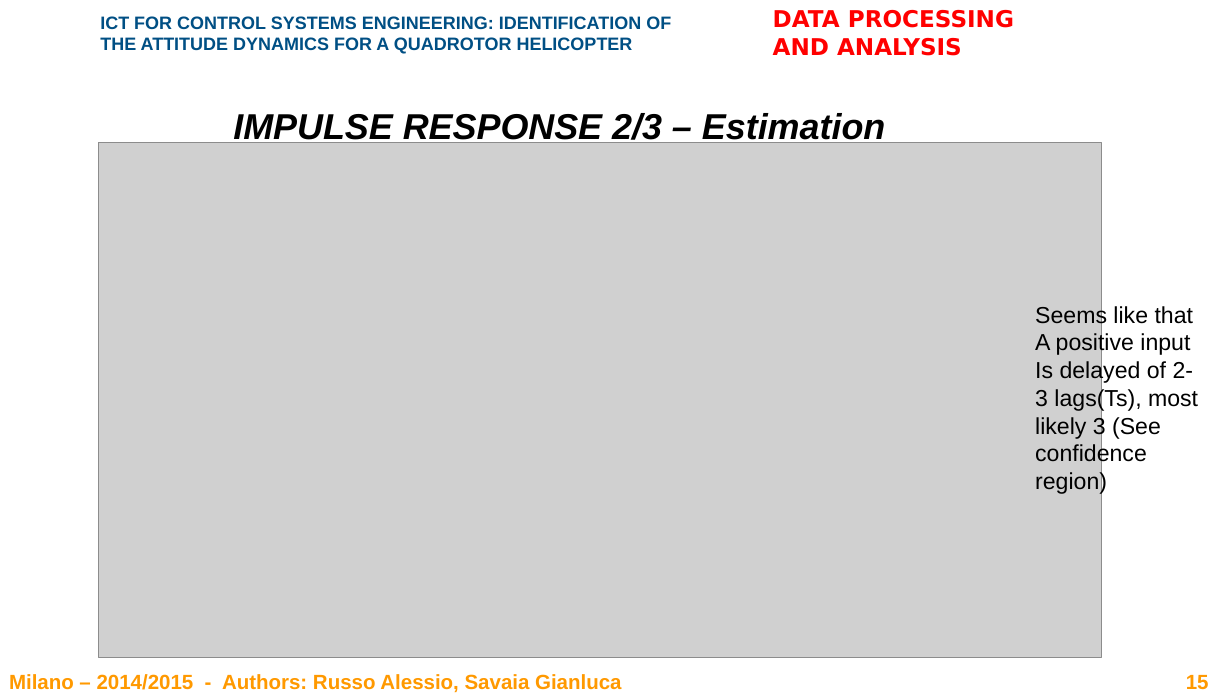
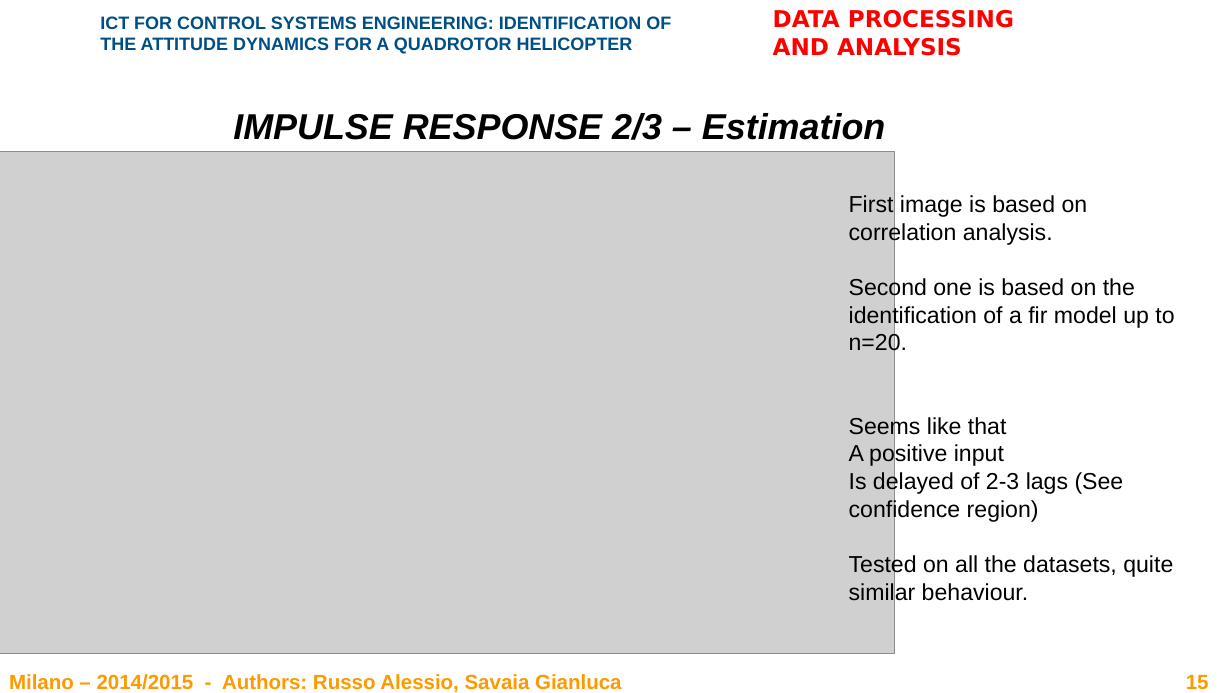
Before and after one commit to rssalessio/BlackBox-Quadrotor-Identification, a slide deck: slide 15 of report/Report.pptx. Drawn at 1232x693 pixels with LibreOffice and Linux fonts; fonts in the diff are those of the drawing; grey boxes stand for pictures; background and template pictures are left out. Boxes give left, top, right and bottom in pixels: in the first picture for what was removed or moved away, otherwise in the second. Text is boxed around its words. In the diff, an @@ line names an element or a change of style, - is before the commit and + after.

Commit message:
Additional work on the report (model identification)

```diff
--- a/report/Report.pptx
+++ b/report/Report.pptx
@@ picture: place and size @@
-picture at [98, 142, 1101, 657]
+picture at [0, 152, 895, 653]
@@ text "First image is based on ...": place and size @@
-text "First image is based on ..." at [1035, 304, 1198, 495]
+text "First image is based on ..." at [849, 195, 1174, 606]
@@ text at [849, 195, 1174, 356]: paragraphs added @@
+First image is based on correlation analysis.
+Second one is based on the identification of a fir model up to n=20.
@@ text at [849, 471, 1173, 606]: text changed @@
-Is delayed of 2-3 lags(Ts), most likely 3 (See confidence region)
+Is delayed of 2-3 lags (See confidence region)
+Tested on all the datasets, quite similar behaviour.
```
Also in this commit, not shown: 3 other slides changed, 1 slide added, 2 other files.
